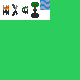
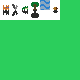
Comparing the layer stacks of the two 80 × 80 images. Changes:
painted on "Pasted Layer" over [50, 0, 60, 20]
